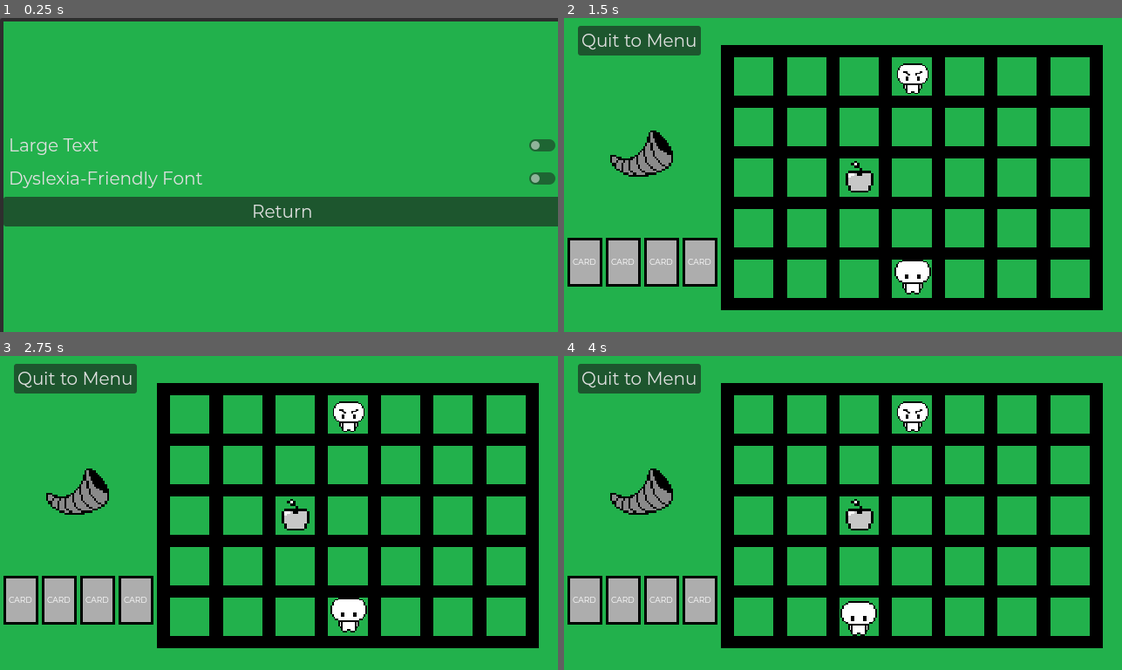
Above: before the commit, frames 1-4 (two rows, left to right).
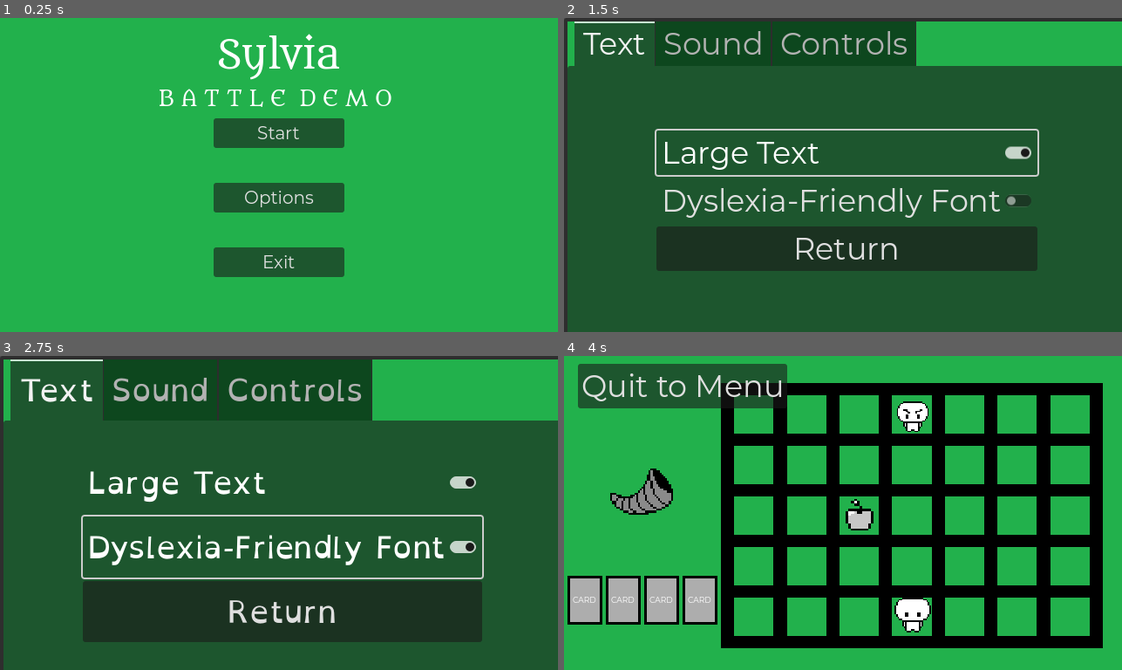
Above: after the commit, the same moments.

Repository: Endermandels/Sylvia
Game: Godot game, scene res://start_menu/start_menu.tscn
Two runs of this game, one before a commit and one after it. Both use one fixed random seed, a clock stepped at 60 frames per second and the inputs below.
Inputs (mouse positions are in pixels of both pictures, inside the frame that each line leads up to):
- Up to frame 1 (0.25 s): no input
- Up to frame 2 (1.5 s): click "Options" at 0.5 s; click (848, 159) at 1.25 s, where only the run after the commit has a clickable "Large Text"
- Up to frame 3 (2.75 s): click (284, 538) at 2 s, where only the run after the commit has a clickable "Dyslexia-Friendly Font"
- Up to frame 4 (4 s): click (848, 610) at 2.75 s, where only the run after the commit has a clickable "Return"; click (843, 453) at 3.5 s, where only the run after the commit has a clickable "Start"

The runs differ from the first frame. In frame 1, 18% of the frame differs, in the area x 0-100%, y 0-100%; in frame 2, 95%; in frame 3, 94%; in frame 4, 4.3%.

Commit message:
Update main menu layout and add tab menu to options menu
This commit introduces several enhancements to the main menu and options menu: Main menu buttons now dynamically change with theme updates and changes do not affect readability of title. The options menu now has a tab layout with tabs for Text, Sound, and Controls. The existing text settings migrated to the text tab. Sound and Controls will be implemented in a future update.

Diff:
--- a/start_menu/start_menu.gd
+++ b/start_menu/start_menu.gd
@@ -1,12 +1,12 @@
 extends Control
 
-#Apply saved settings values
+#Apply current theme settings to root
 func _on_ready():
 	theme = load(Settings.theme)
 	set_theme(theme)
 	get_theme().default_font_size = Settings.font_size
-	$Options_Menu/MarginContainer/VBoxContainer/large_text.set_pressed_no_signal(Settings.large_toggle)
-	$Options_Menu/MarginContainer/VBoxContainer/dyslexia.set_pressed_no_signal(Settings.dyslexia_toggle)
+	%large_text.set_pressed_no_signal(Settings.large_toggle)
+	%dyslexia.set_pressed_no_signal(Settings.dyslexia_toggle)
 
 func _on_start_pressed():
 	get_tree().change_scene_to_file("res://battle/BattleScene.tscn")
@@ -18,7 +18,7 @@
 	$Options_Menu.show()
 
 func _on_return_pressed():
-	#apply changes
+	#apply changes here
 	$Options_Menu.hide()
 
 func _on_large_text_toggled(toggled_on):
@@ -44,3 +44,9 @@
 	theme = load(theme_path)
 	set_theme(theme)
 	get_theme().default_font_size = Settings.font_size
+
+func _on_tab_bar_tab_button_pressed(tab):
+	if tab == 0:
+		$Options_Menu/Text_Menu.show()
+	elif tab == 1:
+		$Options_Menu/Text_Menu.hide()
--- a/start_menu/start_menu.tscn
+++ b/start_menu/start_menu.tscn
@@ -35,14 +35,17 @@
 theme_override_constants/margin_right = 12
 theme_override_constants/margin_bottom = 12
 
-[node name="VBoxContainer" type="VBoxContainer" parent="MarginContainer"]
+[node name="VBoxContainer2" type="VBoxContainer" parent="MarginContainer"]
+layout_mode = 2
+
+[node name="VBoxContainer" type="VBoxContainer" parent="MarginContainer/VBoxContainer2"]
 layout_mode = 2
 theme_override_constants/separation = 3
 
-[node name="Seperator" type="Control" parent="MarginContainer/VBoxContainer"]
-layout_mode = 2
-
-[node name="Label" type="Label" parent="MarginContainer/VBoxContainer"]
+[node name="Seperator" type="Control" parent="MarginContainer/VBoxContainer2/VBoxContainer"]
+layout_mode = 2
+
+[node name="Label" type="Label" parent="MarginContainer/VBoxContainer2/VBoxContainer"]
 layout_mode = 2
 theme_override_fonts/font = ExtResource("3_1piai")
 theme_override_font_sizes/font_size = 44
@@ -50,10 +53,10 @@
 horizontal_alignment = 1
 vertical_alignment = 1
 
-[node name="Seperator2" type="Control" parent="MarginContainer/VBoxContainer"]
-layout_mode = 2
-
-[node name="Label2" type="Label" parent="MarginContainer/VBoxContainer"]
+[node name="Seperator2" type="Control" parent="MarginContainer/VBoxContainer2/VBoxContainer"]
+layout_mode = 2
+
+[node name="Label2" type="Label" parent="MarginContainer/VBoxContainer2/VBoxContainer"]
 layout_mode = 2
 theme_override_fonts/font = ExtResource("3_1piai")
 theme_override_font_sizes/font_size = 24
@@ -62,101 +65,150 @@
 justification_flags = 2
 uppercase = true
 
-[node name="Seperator3" type="Control" parent="MarginContainer/VBoxContainer"]
-layout_mode = 2
-
-[node name="HBoxContainer" type="HBoxContainer" parent="MarginContainer"]
-layout_mode = 2
-alignment = 1
-
-[node name="VBoxContainer" type="VBoxContainer" parent="MarginContainer/HBoxContainer"]
+[node name="Seperator3" type="Control" parent="MarginContainer/VBoxContainer2/VBoxContainer"]
+layout_mode = 2
+
+[node name="HBoxContainer" type="HBoxContainer" parent="MarginContainer/VBoxContainer2"]
+layout_mode = 2
+alignment = 1
+
+[node name="VBoxContainer" type="VBoxContainer" parent="MarginContainer/VBoxContainer2/HBoxContainer"]
 layout_mode = 2
 theme_override_constants/separation = 20
 alignment = 2
 
-[node name="Start" type="Button" parent="MarginContainer/HBoxContainer/VBoxContainer"]
+[node name="Start" type="Button" parent="MarginContainer/VBoxContainer2/HBoxContainer/VBoxContainer"]
 clip_contents = true
 custom_minimum_size = Vector2(40, 10)
 layout_mode = 2
-theme_override_font_sizes/font_size = 20
 text = "Start"
 
-[node name="Seperator4" type="Control" parent="MarginContainer/HBoxContainer/VBoxContainer"]
-layout_mode = 2
-
-[node name="Options" type="Button" parent="MarginContainer/HBoxContainer/VBoxContainer"]
+[node name="Seperator4" type="Control" parent="MarginContainer/VBoxContainer2/HBoxContainer/VBoxContainer"]
+layout_mode = 2
+
+[node name="Options" type="Button" parent="MarginContainer/VBoxContainer2/HBoxContainer/VBoxContainer"]
 clip_contents = true
 custom_minimum_size = Vector2(40, 10)
 layout_mode = 2
-theme_override_font_sizes/font_size = 20
 text = "Options"
 
-[node name="Seperator3" type="Control" parent="MarginContainer/HBoxContainer/VBoxContainer"]
-layout_mode = 2
-
-[node name="Exit" type="Button" parent="MarginContainer/HBoxContainer/VBoxContainer"]
+[node name="Seperator3" type="Control" parent="MarginContainer/VBoxContainer2/HBoxContainer/VBoxContainer"]
+layout_mode = 2
+
+[node name="Exit" type="Button" parent="MarginContainer/VBoxContainer2/HBoxContainer/VBoxContainer"]
 clip_contents = true
 custom_minimum_size = Vector2(150, 30)
 layout_mode = 2
-theme_override_font_sizes/font_size = 20
 text = "Exit"
 
-[node name="Seperator2" type="Control" parent="MarginContainer/HBoxContainer/VBoxContainer"]
-layout_mode = 2
+[node name="Seperator2" type="Control" parent="MarginContainer/VBoxContainer2/HBoxContainer/VBoxContainer"]
+layout_mode = 2
+
+[node name="Options_Menu" type="PopupPanel" parent="."]
+size = Vector2i(648, 368)
+always_on_top = true
+
+[node name="TextureRect" type="TextureRect" parent="Options_Menu"]
+offset_left = 4.0
+offset_top = 4.0
+offset_right = 644.0
+offset_bottom = 364.0
+grow_horizontal = 2
+grow_vertical = 2
+texture = ExtResource("1_cgg54")
+
+[node name="TabContainer" type="TabContainer" parent="Options_Menu"]
+offset_left = 4.0
+offset_top = 4.0
+offset_right = 644.0
+offset_bottom = 364.0
+grow_horizontal = 2
+grow_vertical = 2
+size_flags_vertical = 3
+
+[node name="Text" type="Control" parent="Options_Menu/TabContainer"]
+layout_mode = 2
+
+[node name="VBoxContainer" type="VBoxContainer" parent="Options_Menu/TabContainer/Text"]
+layout_mode = 1
+anchors_preset = 13
+anchor_left = 0.5
+anchor_right = 0.5
+anchor_bottom = 1.0
+offset_left = -109.5
+offset_right = 109.5
+grow_horizontal = 2
+grow_vertical = 2
+alignment = 1
+
+[node name="large_text" type="CheckButton" parent="Options_Menu/TabContainer/Text/VBoxContainer"]
+unique_name_in_owner = true
+layout_mode = 2
+text = "Large Text"
+
+[node name="dyslexia" type="CheckButton" parent="Options_Menu/TabContainer/Text/VBoxContainer"]
+unique_name_in_owner = true
+layout_mode = 2
+text = "Dyslexia-Friendly Font"
+
+[node name="return" type="Button" parent="Options_Menu/TabContainer/Text/VBoxContainer"]
+layout_mode = 2
+text = "Return"
+
+[node name="Sound" type="Control" parent="Options_Menu/TabContainer"]
+visible = false
+layout_mode = 2
+
+[node name="VBoxContainer" type="VBoxContainer" parent="Options_Menu/TabContainer/Sound"]
+layout_mode = 1
+anchors_preset = 13
+anchor_left = 0.5
+anchor_right = 0.5
+anchor_bottom = 1.0
+offset_left = -76.0
+offset_right = 76.0
+grow_horizontal = 2
+grow_vertical = 2
+alignment = 1
+
+[node name="SpinBox" type="SpinBox" parent="Options_Menu/TabContainer/Sound/VBoxContainer"]
+layout_mode = 2
+max_value = 10.0
+
+[node name="return" type="Button" parent="Options_Menu/TabContainer/Sound/VBoxContainer"]
+layout_mode = 2
+text = "Return"
+
+[node name="Controls" type="Control" parent="Options_Menu/TabContainer"]
+visible = false
+layout_mode = 2
+
+[node name="VBoxContainer" type="VBoxContainer" parent="Options_Menu/TabContainer/Controls"]
+layout_mode = 1
+anchors_preset = 13
+anchor_left = 0.5
+anchor_right = 0.5
+anchor_bottom = 1.0
+offset_left = -109.5
+offset_right = 109.5
+grow_horizontal = 2
+grow_vertical = 2
+alignment = 1
+
+[node name="return" type="Button" parent="Options_Menu/TabContainer/Controls/VBoxContainer"]
+layout_mode = 2
+text = "Return"
 
 [node name="AudioStreamPlayer" type="AudioStreamPlayer" parent="."]
 stream = ExtResource("3_g6p36")
 autoplay = true
 
-[node name="Options_Menu" type="PopupPanel" parent="."]
-size = Vector2i(648, 368)
-visible = true
-always_on_top = true
-
-[node name="TextureRect" type="TextureRect" parent="Options_Menu"]
-anchors_preset = 15
-anchor_right = 1.0
-anchor_bottom = 1.0
-offset_left = 4.0
-offset_top = 4.0
-offset_right = -4.0
-offset_bottom = -4.0
-grow_horizontal = 2
-grow_vertical = 2
-texture = ExtResource("1_cgg54")
-
-[node name="MarginContainer" type="MarginContainer" parent="Options_Menu"]
-anchors_preset = 13
-anchor_left = 0.5
-anchor_right = 0.5
-anchor_bottom = 1.0
-offset_left = -320.0
-offset_top = 4.0
-offset_right = 320.0
-offset_bottom = -4.0
-grow_horizontal = 2
-grow_vertical = 2
-
-[node name="VBoxContainer" type="VBoxContainer" parent="Options_Menu/MarginContainer"]
-layout_mode = 2
-alignment = 1
-
-[node name="large_text" type="CheckButton" parent="Options_Menu/MarginContainer/VBoxContainer"]
-layout_mode = 2
-text = "Large Text"
-
-[node name="dyslexia" type="CheckButton" parent="Options_Menu/MarginContainer/VBoxContainer"]
-layout_mode = 2
-text = "Dyslexia-Friendly Font"
-
-[node name="return" type="Button" parent="Options_Menu/MarginContainer/VBoxContainer"]
-layout_mode = 2
-text = "Return"
-
 [connection signal="ready" from="." to="." method="_on_ready"]
-[connection signal="pressed" from="MarginContainer/HBoxContainer/VBoxContainer/Start" to="." method="_on_start_pressed"]
-[connection signal="pressed" from="MarginContainer/HBoxContainer/VBoxContainer/Options" to="." method="_on_options_pressed"]
-[connection signal="pressed" from="MarginContainer/HBoxContainer/VBoxContainer/Exit" to="." method="_on_exit_pressed"]
-[connection signal="toggled" from="Options_Menu/MarginContainer/VBoxContainer/large_text" to="." method="_on_large_text_toggled"]
-[connection signal="toggled" from="Options_Menu/MarginContainer/VBoxContainer/dyslexia" to="." method="_on_dyslexia_toggled"]
-[connection signal="pressed" from="Options_Menu/MarginContainer/VBoxContainer/return" to="." method="_on_return_pressed"]
+[connection signal="pressed" from="MarginContainer/VBoxContainer2/HBoxContainer/VBoxContainer/Start" to="." method="_on_start_pressed"]
+[connection signal="pressed" from="MarginContainer/VBoxContainer2/HBoxContainer/VBoxContainer/Options" to="." method="_on_options_pressed"]
+[connection signal="pressed" from="MarginContainer/VBoxContainer2/HBoxContainer/VBoxContainer/Exit" to="." method="_on_exit_pressed"]
+[connection signal="toggled" from="Options_Menu/TabContainer/Text/VBoxContainer/large_text" to="." method="_on_large_text_toggled"]
+[connection signal="toggled" from="Options_Menu/TabContainer/Text/VBoxContainer/dyslexia" to="." method="_on_dyslexia_toggled"]
+[connection signal="pressed" from="Options_Menu/TabContainer/Text/VBoxContainer/return" to="." method="_on_return_pressed"]
+[connection signal="pressed" from="Options_Menu/TabContainer/Sound/VBoxContainer/return" to="." method="_on_return_pressed"]
+[connection signal="pressed" from="Options_Menu/TabContainer/Controls/VBoxContainer/return" to="." method="_on_return_pressed"]
